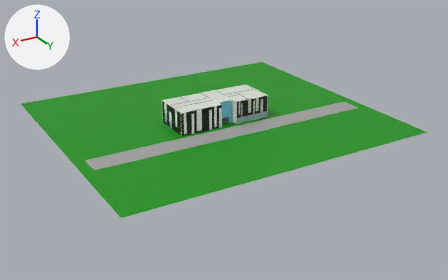
Two versions of the glTF model code/src/App/components/ruben/campus/campus.glb, one commit apart.
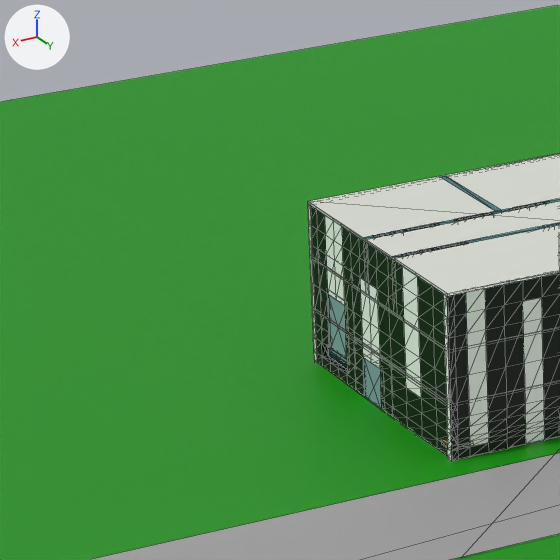
The first picture shows the older version from a camera (50 mm lens) standing at (108.9, 190.4, 82.0) and looking at (-1.4, 6.5, -10.0). The close-ups show both versions on the part from 27% to 44% of the width and 26% to 53% of the height of that picture; other places that the commit changed are outside them. Every picture has the same lights, and +X, +Y and +Z are marked at upper left. The close-ups show mesh edges as thin lines. Where no turn or scale is listed for an object, it has been applied to the vertices. Vertices at the same position are counted once.
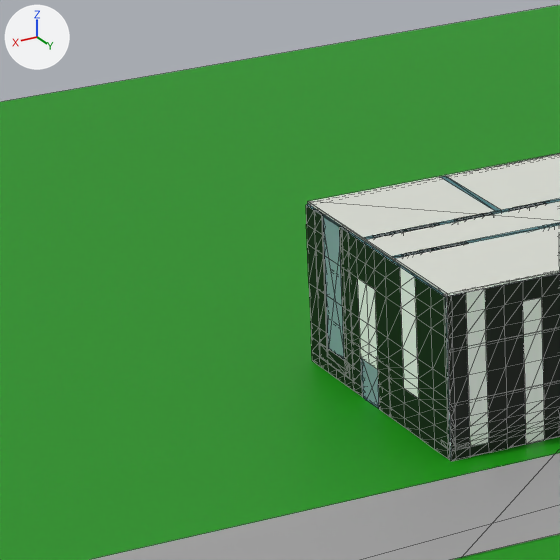
Boxes [x1, y1, x2, y2] around the edits, measured in the close-ups (560 x 560 px):
'Cube.006', reshaped, moved
    before: [311, 206, 448, 456]
    after: [306, 204, 451, 460]
'Cube.074', moved, rescaled (21% wider, 109% taller)
    before: [329, 295, 347, 363]
    after: [322, 216, 344, 359]
'Cube.069', moved
    before: [364, 358, 381, 407]
    after: [362, 359, 379, 407]
part 1 of me_cube_019, built on
    before: [311, 210, 362, 365]
    after: [306, 210, 359, 378]

Patch to the scene script:
```diff
--- a/code/src/App/components/ruben/campus/campus.glb.py
+++ b/code/src/App/components/ruben/campus/campus.glb.py
@@ me_cube_019 @@
 # used by ob_cube_006; location = (18.09, 2.8, 1.6)
-me_cube_019.from_pydata(...)  # 410 vertices, 784 faces; spans x -1.0..0.2, y -7.6..7.6, z -4.2..4.2
+me_cube_019.from_pydata(...)  # 480 vertices, 900 faces; spans x -1.0..0.2, y -7.6..7.6, z -4.2..4.2
+# me_cube_019 part 1
+# 6 vertices are removed from x -0.2..0.2, y -4.8, z 0.0..3.2
+# 120 faces are deleted
+# 33 vertices are added at x -0.2..0.2, y -6.7..-2.9, z -3.7..3.2
+# 11 new vertices lie (0.0, 0.0, 1.1) away from vertices in x -0.2..0.2, y -6.7..-2.9, z -1.1..2.1
+# 12 new vertices lie (0.0, 0.0, 1.0) away from vertices in x -0.2..0.2, y -6.7..-2.9, z 3.2
+# 8 new vertices lie (0.0, 0.0, 2.1) away from vertices in x -0.2..0.2, y -6.7..-2.9, z -2.1..0.0
+# 6 new vertices lie (0.0, 3.4, 0.0) away from vertices in x -0.2..0.2, y -6.7, z -3.7..-2.9
+# 6 new vertices lie (0.0, -0.9, 0.0) away from vertices in x -0.2..0.2, y -4.8..-2.9, z 0.0..2.1
+# 130 new faces join them, mat_material_008 (cyan #427b80)
+# 102 new faces join them, mat_material_031 (black #000000)
+# 4 new faces join them, mat_material_028 (white #ffffff)
 me_cube_019.materials.append(mat_material_008)
@@ ob_cube_006 @@
 ob_cube_006 = bpy.data.objects.new('Cube.006', me_cube_019)
-ob_cube_006.location = (18.09, 2.8, 1.6)
+ob_cube_006.location = (18.22, 2.8, 1.6)
@@ ob_cube_069 @@
 ob_cube_069 = bpy.data.objects.new('Cube.069', me_cube_075)
-ob_cube_069.location = (18.19, 1.87, -1.78)
+ob_cube_069.location = (18.29, 1.87, -1.78)
@@ ob_cube_074 @@
 ob_cube_074 = bpy.data.objects.new('Cube.074', me_cube_076)
-ob_cube_074.location = (18.19, -1.99, 0.13)
+ob_cube_074.location = (18.32, -1.99, 1.99)
 ob_cube_074.rotation_euler = (0.0, 0.0, -1.565)  # degrees (0, 0, -90)
-ob_cube_074.scale = (1.12, -0.00763, -1.67)
+ob_cube_074.scale = (1.12, -0.00763, -3.82)
```
